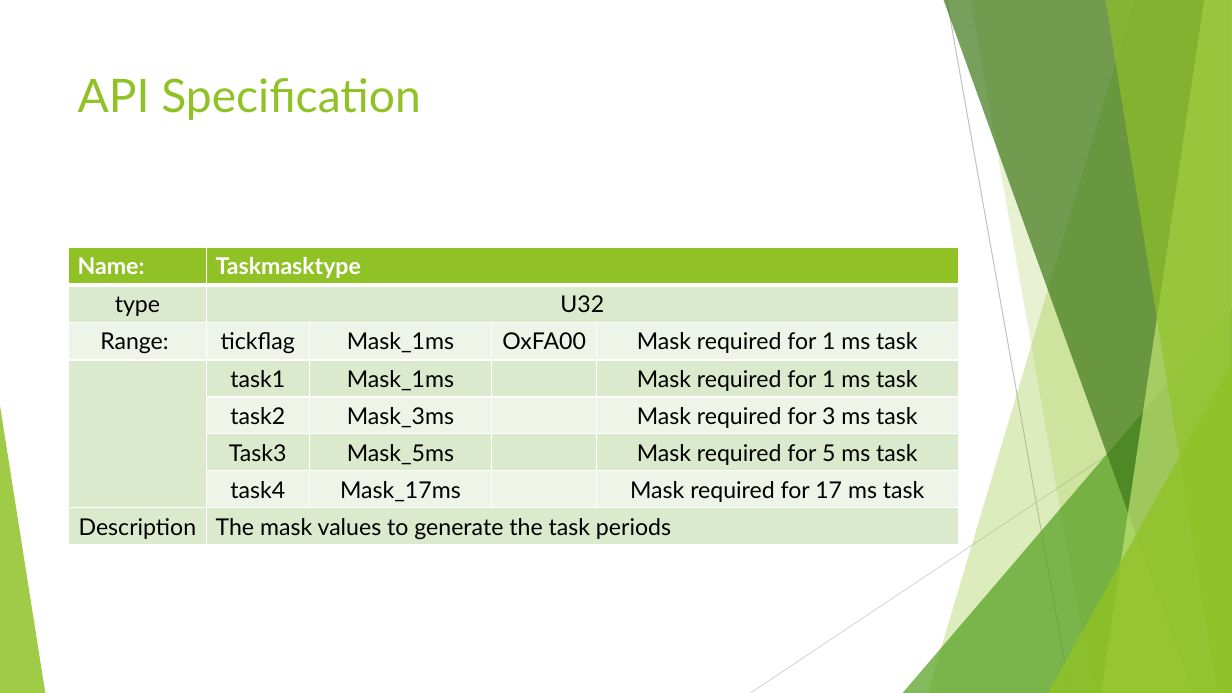
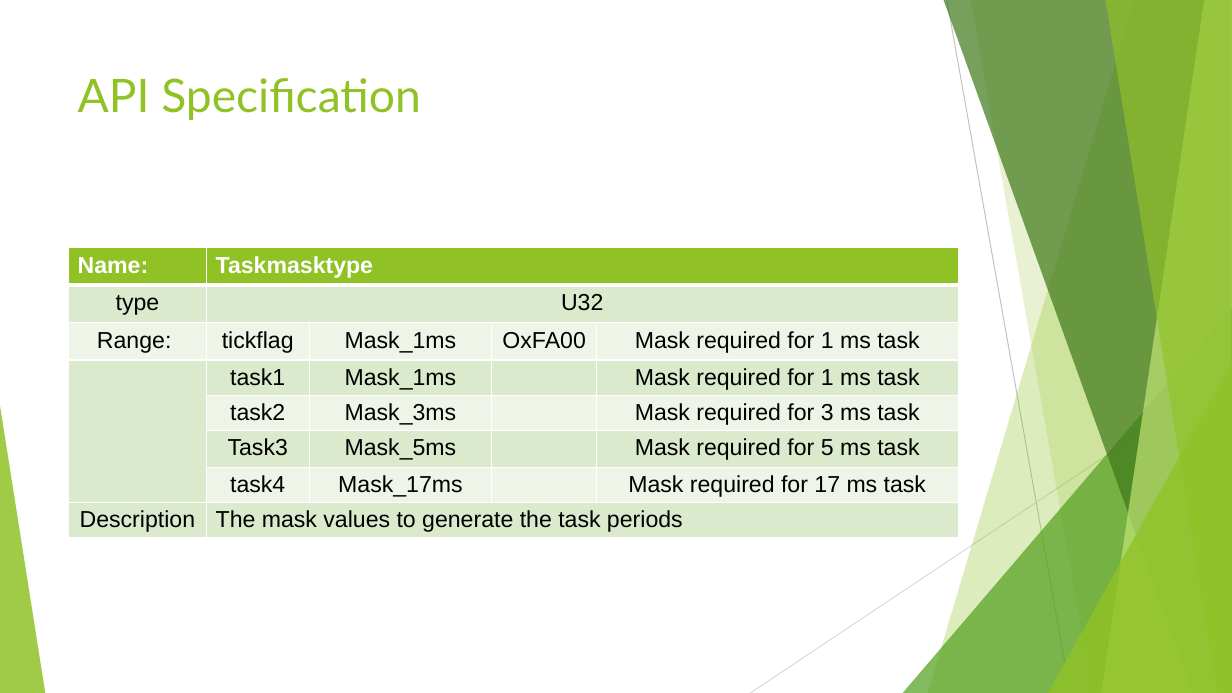
Before and after one commit to DavidDiaz0099/scheduler, a slide deck: slide 9 of Scheduler Module.pptx. Drawn at 1232x693 pixels with LibreOffice and Linux fonts; fonts in the diff are those of the drawing. Boxes give left, top, right and bottom in pixels: in the first picture for what was removed or moved away, otherwise in the second. Text is boxed around its words. In the diff, an @@ line names an element or a change of style, - is before the commit and + after.

```diff
--- a/Scheduler Module.pptx
+++ b/Scheduler Module.pptx
@@ table at <box>68,248,958,545</box> @@
@@ font Lato to Arial @@
```
Also in this commit, not shown: 6 other slides changed, 1 other file.
